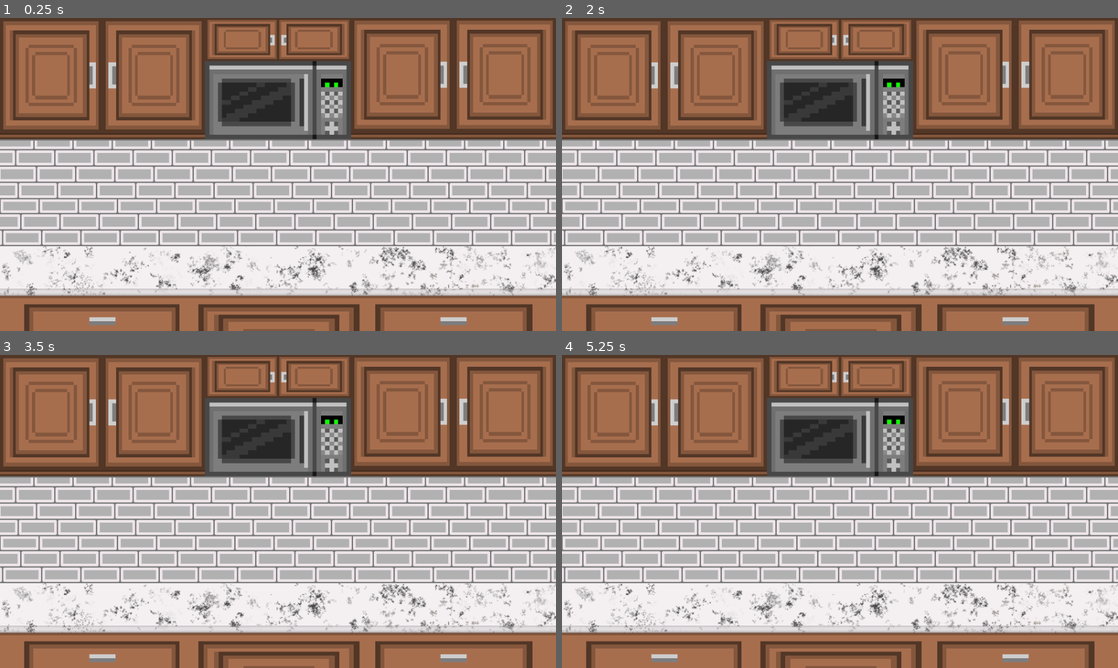
Above: before the commit, frames 1-4 (two rows, left to right).
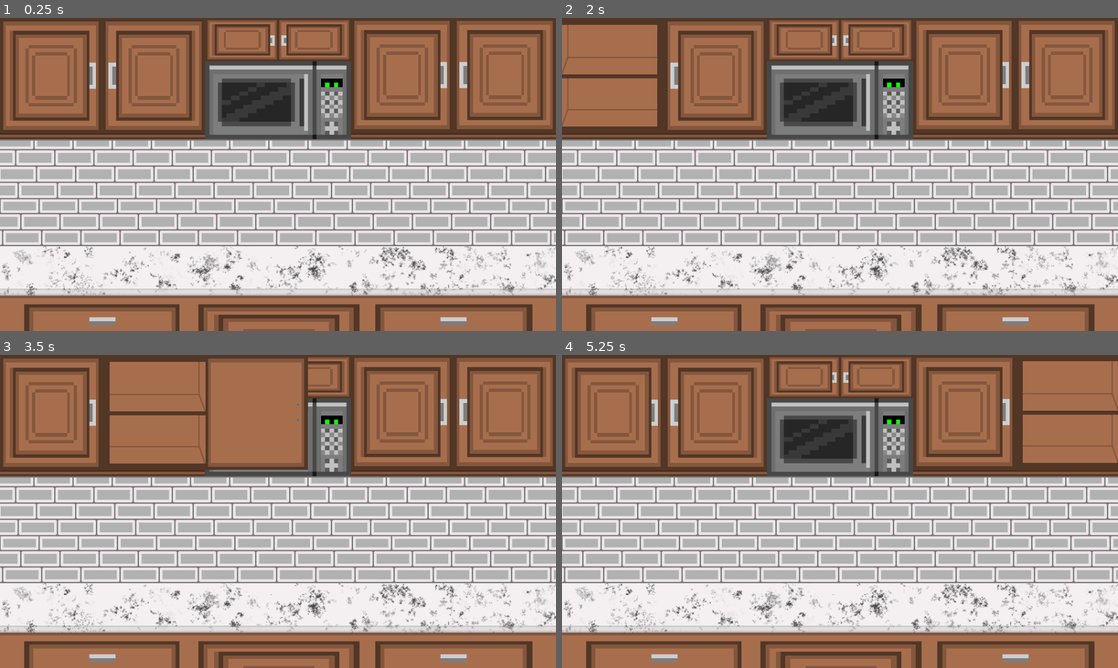
Above: after the commit, the same moments.

Repository: DavidRV00/good_morning_coffee
Game: Godot game, scene res://Main.tscn
The game is run twice, just before and just after one commit, with the same random seed, the same clock (stepped at 60 frames per second) and the same inputs.
Inputs:
- Up to frame 1 (0.25 s): no input
- Up to frame 2 (2 s): no input
- Up to frame 3 (3.5 s): no input
- Up to frame 4 (5.25 s): no input

The runs differ from the first frame. In frame 1, 0.7% of the frame differs, in the area x 0-100%, y 1-36%; in frame 2, 3.6%; in frame 3, 9.0%, in the area x 0-100%, y 0-37%; in frame 4, 3.7%.

Commit message:
Add cab animation to main

Diff:
--- a/Main.tscn
+++ b/Main.tscn
@@ -1,9 +1,13 @@
-[gd_scene load_steps=2 format=2]
+[gd_scene load_steps=3 format=2]
 
 [ext_resource path="res://assets/art/background.png" type="Texture" id=1]
+[ext_resource path="res://cabs.tscn" type="PackedScene" id=2]
 
 [node name="Main" type="Node"]
 
 [node name="Background" type="Sprite" parent="."]
 position = Vector2( 426, 240 )
 texture = ExtResource( 1 )
+
+[node name="cabs" parent="." instance=ExtResource( 2 )]
+position = Vector2( 426, 88 )
--- /dev/null
+++ b/cabs.tscn
@@ -0,0 +1,24 @@
+[gd_scene load_steps=9 format=2]
+
+[ext_resource path="res://assets/art/cabtl.png" type="Texture" id=1]
+[ext_resource path="res://assets/art/cab1.png" type="Texture" id=2]
+[ext_resource path="res://assets/art/cab2.png" type="Texture" id=3]
+[ext_resource path="res://assets/art/cab0.png" type="Texture" id=4]
+[ext_resource path="res://assets/art/cab3.png" type="Texture" id=5]
+[ext_resource path="res://assets/art/cabclosed.png" type="Texture" id=6]
+[ext_resource path="res://assets/art/cabtr.png" type="Texture" id=7]
+
+[sub_resource type="SpriteFrames" id=1]
+animations = [ {
+"frames": [ ExtResource( 6 ), ExtResource( 4 ), ExtResource( 2 ), ExtResource( 3 ), ExtResource( 5 ), ExtResource( 1 ), ExtResource( 7 ) ],
+"loop": true,
+"name": "default",
+"speed": 5.0
+} ]
+
+[node name="cabs" type="Area2D"]
+
+[node name="AnimatedSprite" type="AnimatedSprite" parent="."]
+frames = SubResource( 1 )
+frame = 6
+playing = true
Not shown, added: assets/art/cab0.png.import
Not shown, added: assets/art/cab1.png.import
Not shown, added: assets/art/cab2.png.import
Not shown, added: assets/art/cab3.png.import
Not shown, added: assets/art/cabclosed.png.import
Not shown, added: assets/art/cabtl.png.import
Not shown, added: assets/art/cabtr.png.import
